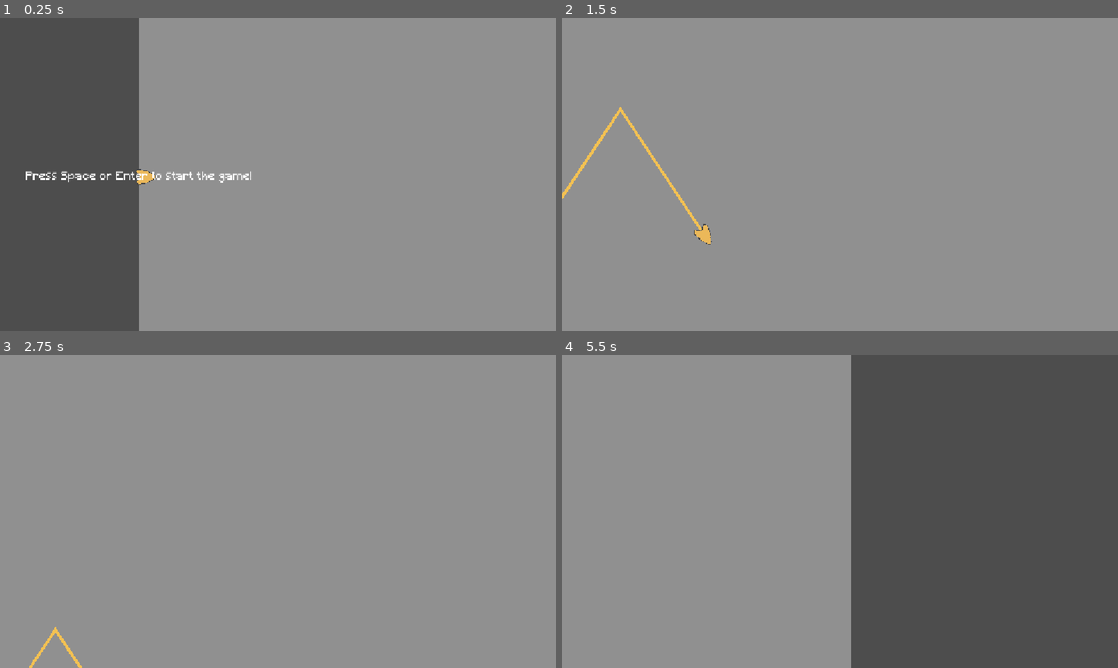
Above: before the commit, frames 1-4 (two rows, left to right).
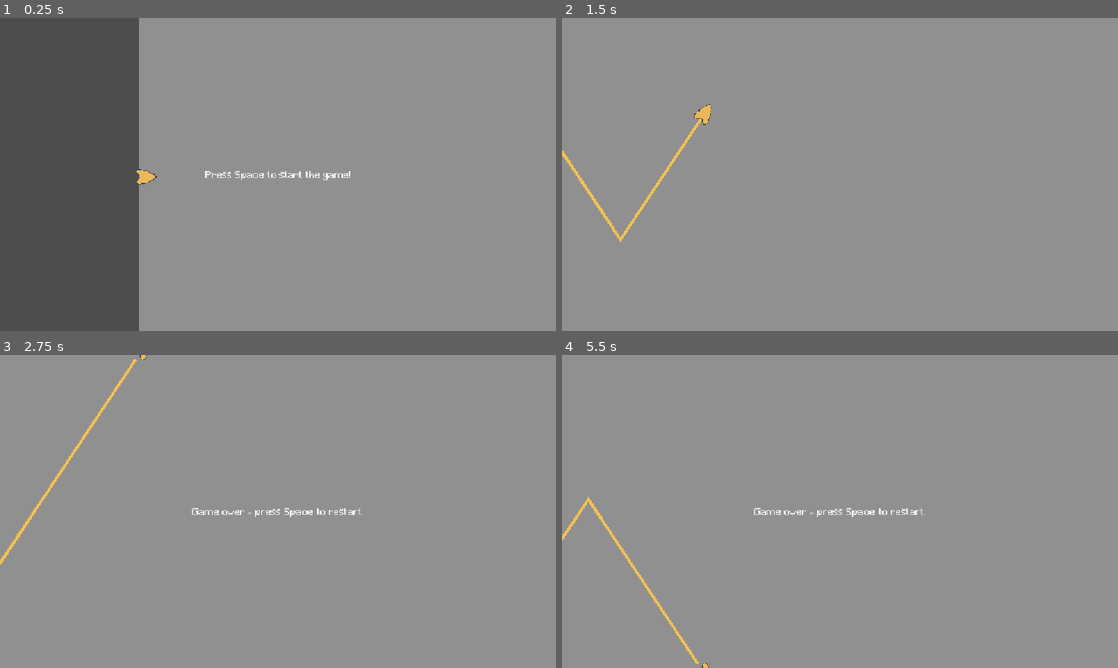
Above: after the commit, the same moments.

Repository: ArifD2286/Wave-Runner
Game: Godot game, scene res://game.tscn
The game is run twice, just before and just after one commit, with the same random seed, the same clock (stepped at 60 frames per second) and the same inputs.
Inputs (mouse positions are in pixels of both pictures, inside the frame that each line leads up to):
- Up to frame 1 (0.25 s): no input
- Up to frame 2 (1.5 s): tap Space at 0.5 s; move the mouse to (962, 158) at 0.52 s; hold Right 0.53-1.25 s; tap Enter (ui_accept) at 0.6, 0.77, 1.07 s; click (962, 158) at 0.67 s; drag from (728, 190) to (812, 237) at 1.27 s
- Up to frame 3 (2.75 s): tap Space at 2 s; move the mouse to (333, 442) at 2.02 s; hold Right from 2.03 s (still down); tap Shift at 2.1 s; tap Enter (ui_accept) at 2.3 s
- Up to frame 4 (5.5 s): release Right at 2.75 s; tap Space at 2.75, 3.5, 5 s; drag from (812, 574) to (673, 464) at 2.77 s; move the mouse to (1006, 558) at 3.52 s; hold Left 3.53-4.25 s; tap 2 at 3.6 s; tap Enter (ui_accept) at 3.77, 3.8, 4.07, 5.3 s; drag from (673, 464) to (756, 433) at 4.27 s; move the mouse to (867, 511) at 5.02 s; hold Down from 5.03 s (still down); tap K at 5.1 s; click (867, 511) at 5.17 s

The runs differ from the first frame. In frame 1, 0.7% of the frame differs, in the area x 4-63%, y 48-53%; in frame 2, 1.1%; in frame 3, 0.8%; in frame 4, 49%, in the area x 0-100%, y 0-100%.

Commit message:
Update 2.2
Changes:
- Added end game and restart function

Diff:
--- a/wave-runner/game.gd
+++ b/wave-runner/game.gd
@@ -4,14 +4,36 @@
 
 
 @onready var start_label: Label = $CanvasLayer/Label
+@onready var end_label: Label = $CanvasLayer/Label2
 var game_playing: bool = false
+var restart: bool = false
+var game_over: bool = false
 
 
-func _physics_process(delta: float) -> void:
-	if not game_playing and Input.is_action_just_pressed("ui_accept"):
+
+func _ready() -> void:
+	end_label.hide()
+
+
+func _process(delta: float) -> void:
+	if not Input.is_action_just_pressed("ui_accept"):
+		return
+	if game_over:
+		if restart:
+			get_tree().reload_current_scene()
+	elif not game_playing:
 		start_game()
 
 
 func start_game() -> void:
 	game_playing = true
 	start_label.hide()
+
+
+func end_game() -> void:
+	game_playing = false
+	game_over = true
+	end_label.show()
+	# the line of code below is the delay, only after it finishes the player can restart.
+	await get_tree().create_timer(0.7).timeout
+	restart = true
--- a/wave-runner/game.tscn
+++ b/wave-runner/game.tscn
@@ -50,10 +50,20 @@
 
 [node name="Label" type="Label" parent="CanvasLayer" unique_id=1292818224]
 texture_filter = 1
-offset_left = 53.0
+offset_left = 425.0
 offset_top = 317.0
-offset_right = 523.0
+offset_right = 727.0
 offset_bottom = 341.0
 theme_override_fonts/font = ExtResource("5_7jktm")
-theme_override_font_sizes/font_size = 24
-text = "Press Space or Enter to start the game!"
+theme_override_font_sizes/font_size = 20
+text = "Press Space to start the game!"
+
+[node name="Label2" type="Label" parent="CanvasLayer" unique_id=1779393544]
+texture_filter = 1
+offset_left = 397.0
+offset_top = 317.0
+offset_right = 754.0
+offset_bottom = 340.0
+theme_override_fonts/font = ExtResource("5_7jktm")
+theme_override_font_sizes/font_size = 20
+text = "Game over - press Space to restart."
--- a/wave-runner/player.gd
+++ b/wave-runner/player.gd
@@ -25,3 +25,6 @@
 	hitbox.rotation = velocity.angle()
 
 	move_and_slide()
+
+	if global_position.y < 0 or global_position.y > get_viewport_rect().size.y:
+		game.end_game()
--- a/wave-runner/trail.gd
+++ b/wave-runner/trail.gd
@@ -3,6 +3,7 @@
 
 @export var max_points: int = 60
 @onready var tail: Node2D = $"../Sprite2D/tail"
+@onready var game = get_parent().get_parent()
 
 
 func _ready() -> void:
@@ -12,6 +13,8 @@
 
 
 func _physics_process(delta: float) -> void:
+	if not game.game_playing:
+		return
 	add_point(tail.global_position)
 	# [if] statement below makes sure that the length of the trail is limited
 	if get_point_count() > max_points:
